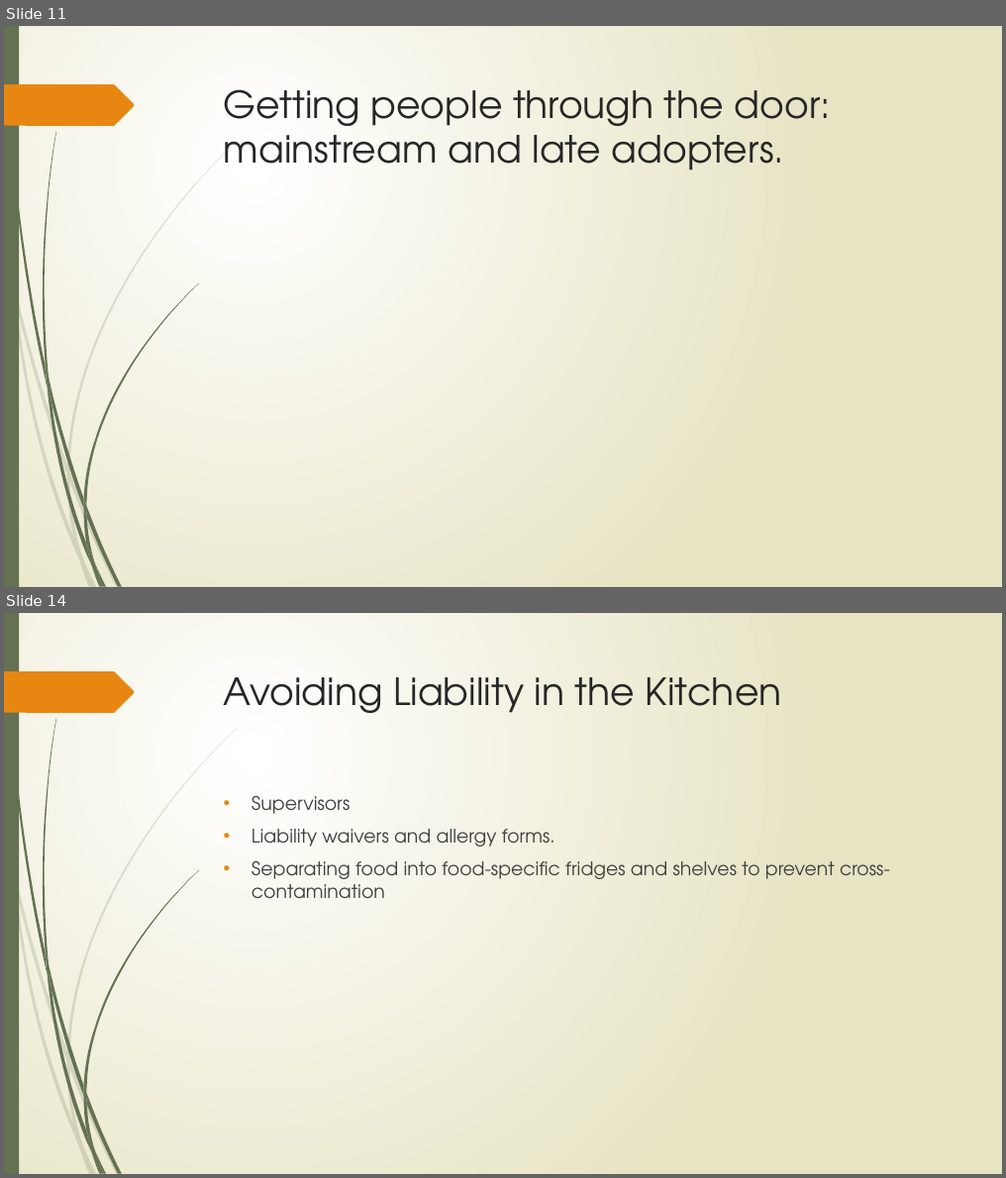
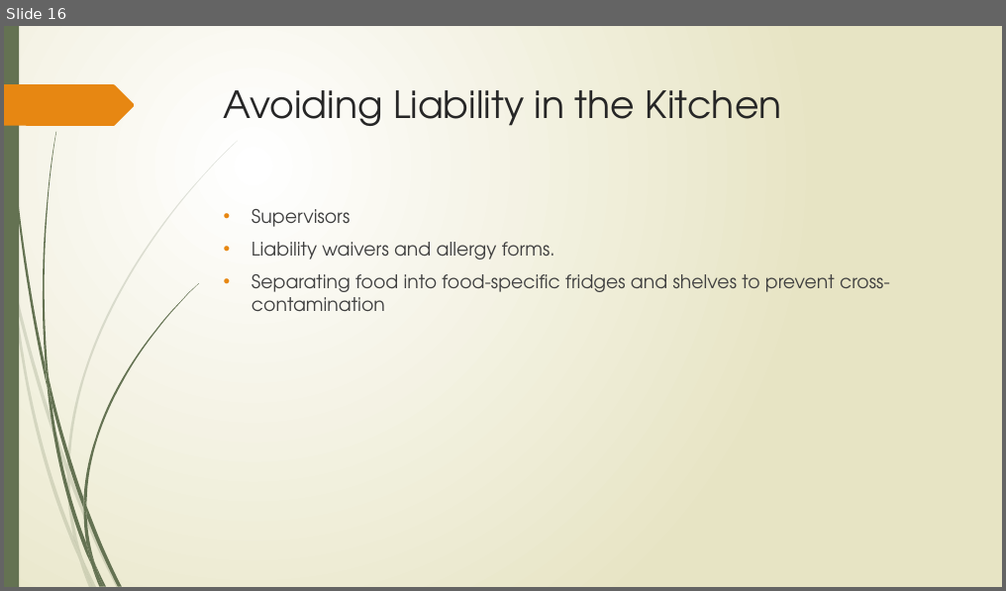
Before and after one commit to tieje/dogen, a slide deck: Presentation/SocialHub_FrancisT_06_23_2020.pptx. Shown one above the other, each under a label of ours: slides 11 and 14 before the commit, slide 16 after it; the slides between them are not shown. The pictures are 1006x1178 and 1006x591 pixels, drawn with LibreOffice and Linux fonts; fonts in the diff are those of the drawing. Boxes give left, top, right and bottom in pixels: in the first picture for what was removed or moved away, otherwise in the second. Text is boxed around its words. In the diff, an @@ line names an element or a change of style, - is before the commit and + after.

```diff
--- a/Presentation/SocialHub_FrancisT_06_23_2020.pptx
+++ b/Presentation/SocialHub_FrancisT_06_23_2020.pptx
@@ slide 11 removed at (4, 26, 1002, 587), background gradient #FFFFFF to #E8E6C4; not listed: 24 template elements that a slide beside it also shows @@
@@ title removed at (224, 89, 831, 171) @@
-Getting people through the door: mainstream and late adopters.
@@ what was slide 14 is now slide 16 @@
```
Also in this commit, not shown: 14 slides changed, 4 slides added, 1 other slide removed, 5 other files.
